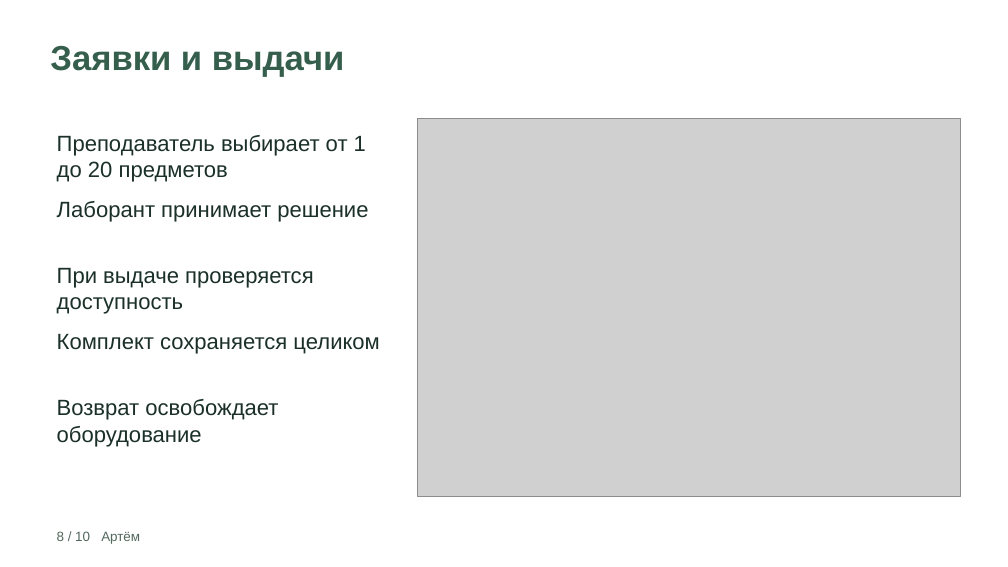
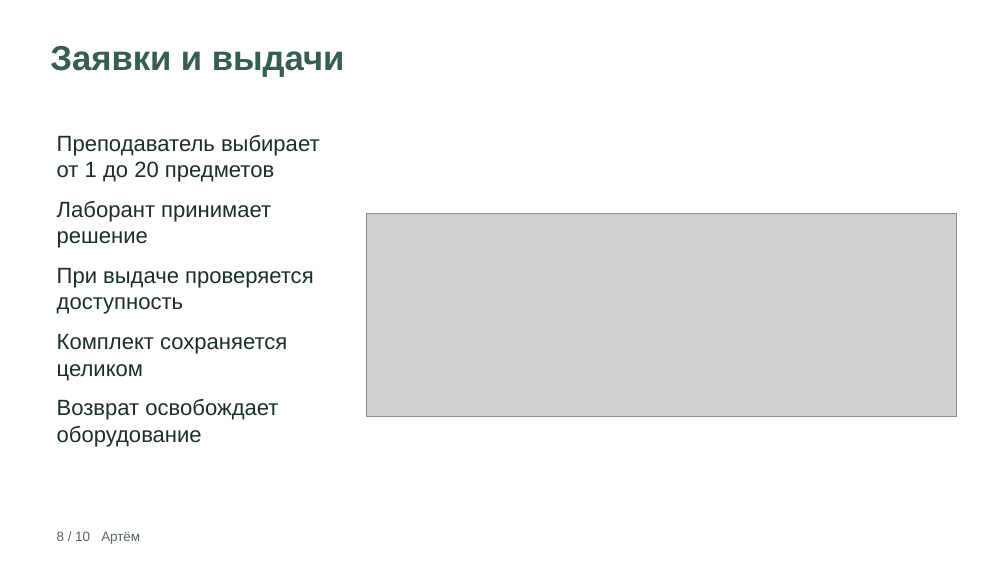
Before and after one commit to Samirrrrr123/college-inventory, a slide deck: slide 8 of docs/presentation.pptx. Drawn at 1008x567 pixels with LibreOffice and Linux fonts; fonts in the diff are those of the drawing; grey boxes stand for pictures. Boxes give left, top, right and bottom in pixels: in the first picture for what was removed or moved away, otherwise in the second. Text is boxed around its words. In the diff, an @@ line names an element or a change of style, - is before the commit and + after.

```diff
--- a/docs/presentation.pptx
+++ b/docs/presentation.pptx
@@ text "Преподаватель выбирает от 1 до ..." rewrapped from (x1=57, y1=135, x2=366, y2=182) to (x1=57, y1=135, x2=320, y2=182) @@
@@ text "Лаборант принимает решение" rewrapped from (x1=57, y1=201, x2=368, y2=222) to (x1=57, y1=201, x2=271, y2=248) @@
@@ picture resized from (x1=417, y1=119, x2=960, y2=496) to (x1=366, y1=213, x2=957, y2=417) @@
@@ text "Комплект сохраняется целиком" rewrapped from (x1=57, y1=334, x2=379, y2=354) to (x1=57, y1=334, x2=287, y2=381) @@
```
Also in this commit, not shown: 7 other slides changed, 4 other files.
